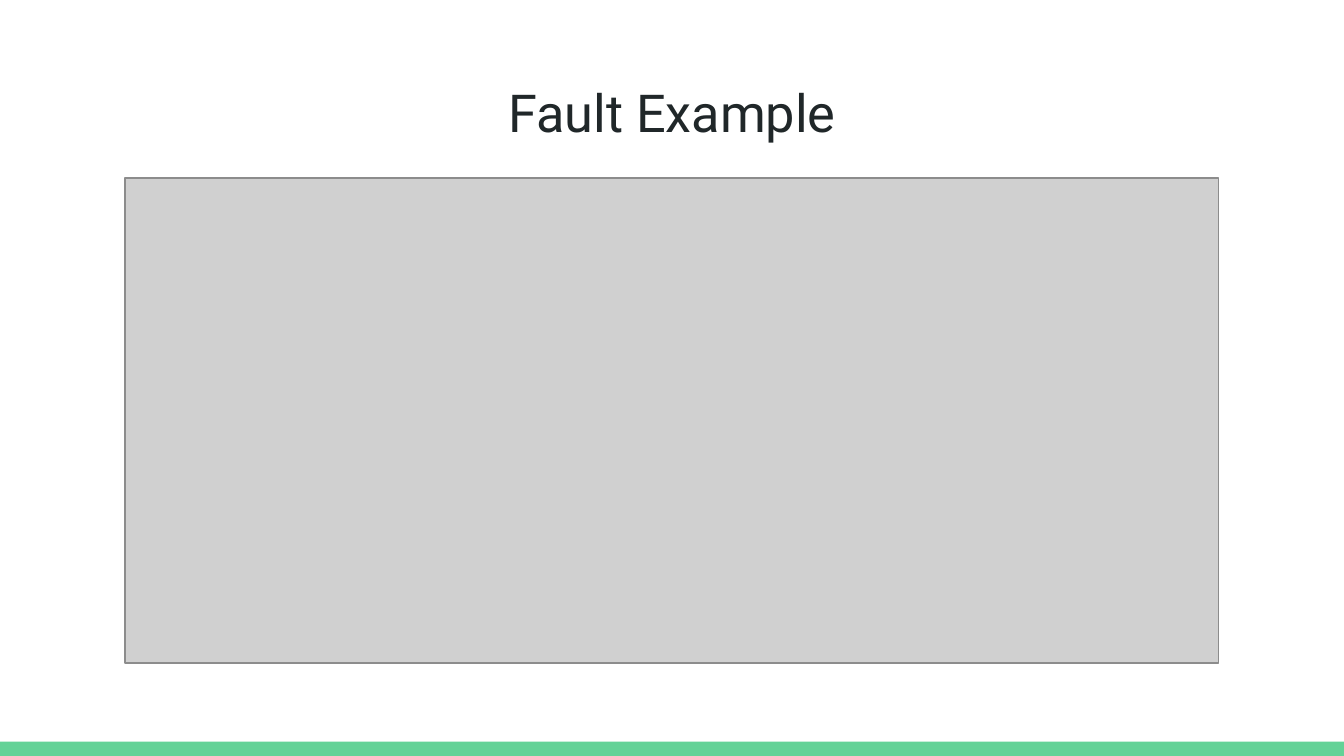
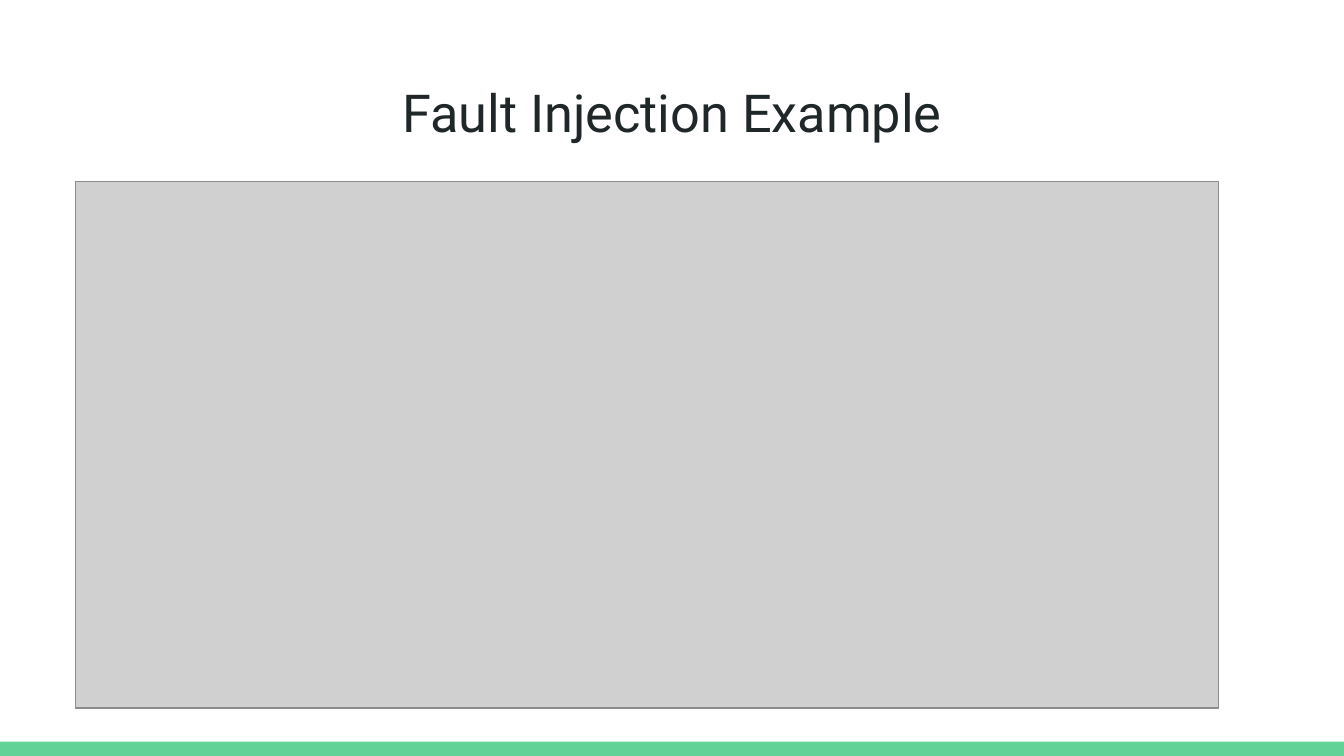
Before and after one commit to CSCI-362-02-2017/KMP, a slide deck: slide 32 of KMP_presentation.pptx (slide 31 before the commit). Drawn at 1344x756 pixels with LibreOffice and Linux fonts; fonts in the diff are those of the drawing; grey boxes stand for pictures. Boxes give left, top, right and bottom in pixels: in the first picture for what was removed or moved away, otherwise in the second. Text is boxed around its words. In the diff, an @@ line names an element or a change of style, - is before the commit and + after.

```diff
--- a/KMP_presentation.pptx
+++ b/KMP_presentation.pptx
@@ title at box(402, 92, 941, 143): text changed @@
-Fault Example
+Fault Injection Example
@@ picture: place and size @@
-picture at box(125, 177, 1219, 663)
+picture at box(75, 181, 1219, 708)
```
Also in this commit, not shown: 8 other slides changed, 1 slide added.
